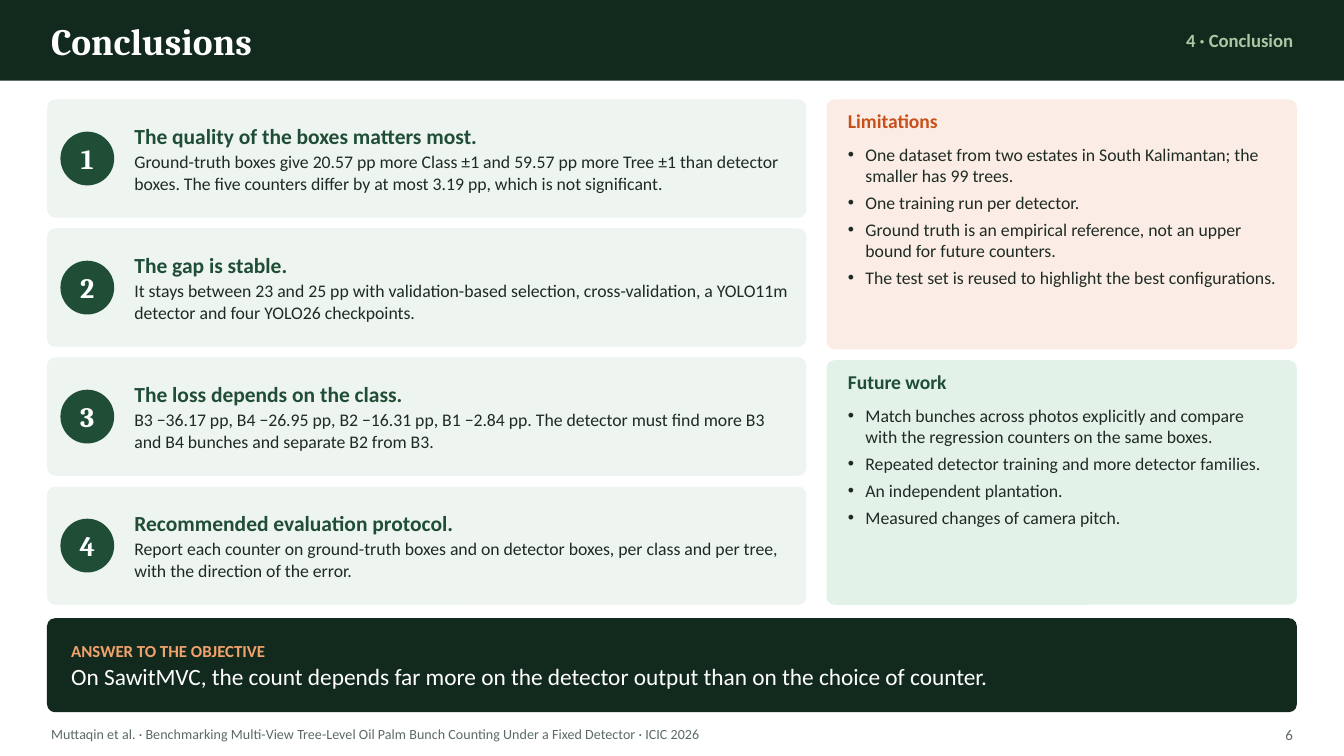
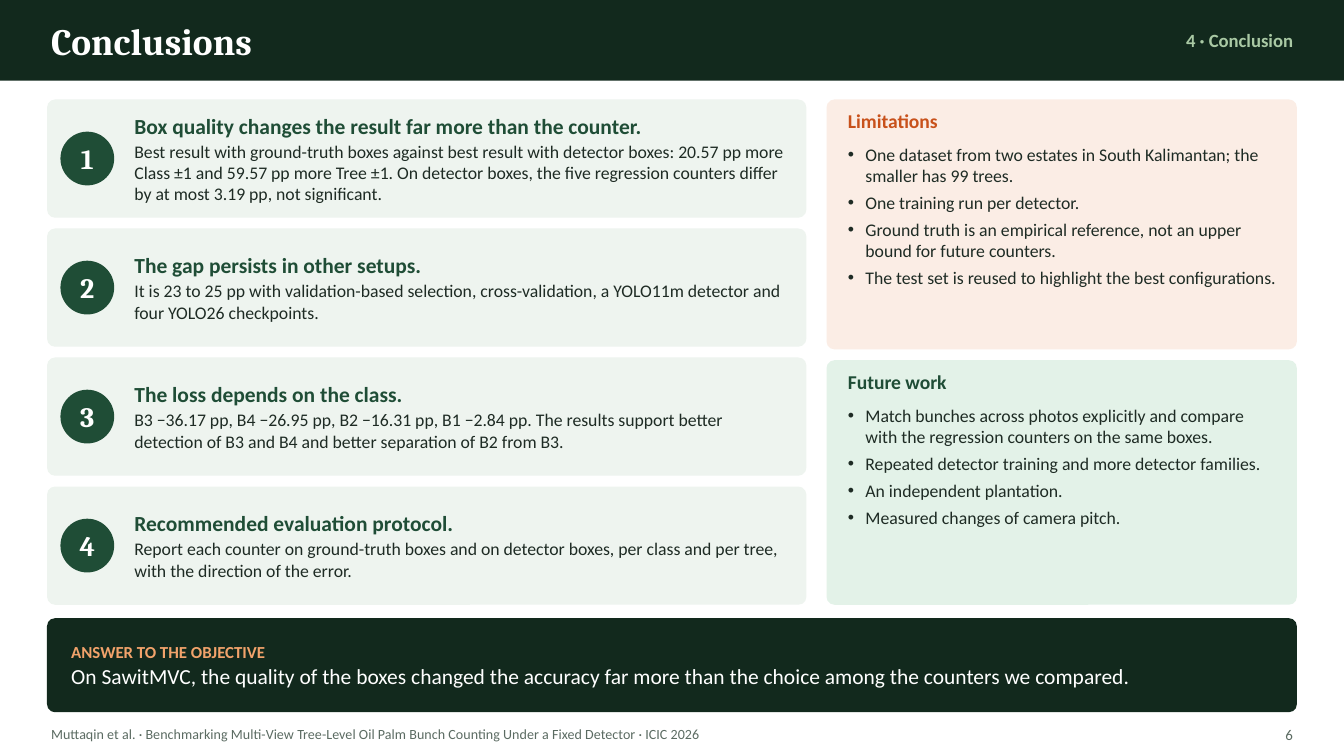
Before and after one commit to ULM-SawitMVC/Baseline-SawitMVC, a slide deck: slide 6 of draft-icic-2026/presentation/057_MUTTAQIN.pptx. Drawn at 1344x756 pixels with LibreOffice and Linux fonts; fonts in the diff are those of the drawing. Boxes give left, top, right and bottom in pixels: in the first picture for what was removed or moved away, otherwise in the second. Text is boxed around its words. In the diff, an @@ line names an element or a change of style, - is before the commit and + after.

Commit message:
Align presentation claims with the camera-ready paper
Add the Ridge + F_all row to the results table so the 77.48 / 32.62
figures can be traced, and label the 20.57 pp gap as best versus best
next to the same-counter gap of 21.63 pp. State that the 3.19 pp
counter spread refers to detector boxes with F0 features.

Reword statements that went beyond the paper: prior oil palm work,
the fixed detector, counters fitted per input condition, and the
conclusion on detector priority. Drop the smartphone wording, which
the paper does not state.

```diff
--- a/draft-icic-2026/presentation/057_MUTTAQIN.pptx
+++ b/draft-icic-2026/presentation/057_MUTTAQIN.pptx
@@ text at bbox=[134, 119, 783, 203]: text changed @@
-The quality of the boxes matters most.
-Ground-truth boxes give 20.57 pp more Class ±1 and 59.57 pp more Tree ±1 than detector boxes. The five counters differ by at most 3.19 pp, which is not significant.
+Box quality changes the result far more than the counter.
+Best result with ground-truth boxes against best result with detector boxes: 20.57 pp more Class ±1 and 59.57 pp more Tree ±1. On detector boxes, the five regression counters differ by at most 3.19 pp, not significant.
@@ text at bbox=[134, 258, 780, 322]: text changed @@
-The gap is stable.
-It stays between 23 and 25 pp with validation-based selection, cross-validation, a YOLO11m detector and four YOLO26 checkpoints.
+The gap persists in other setups.
+It is 23 to 25 pp with validation-based selection, cross-validation, a YOLO11m detector and four YOLO26 checkpoints.
@@ text at bbox=[134, 413, 723, 451]: text changed @@
-B3 −36.17 pp, B4 −26.95 pp, B2 −16.31 pp, B1 −2.84 pp. The detector must find more B3 and B4 bunches and separate B2 from B3.
+B3 −36.17 pp, B4 −26.95 pp, B2 −16.31 pp, B1 −2.84 pp. The results support better detection of B3 and B4 and better separation of B2 from B3.
@@ text at bbox=[71, 669, 1129, 688]: text changed; size 12.5 to 11.5 pt @@
-On SawitMVC, the count depends far more on the detector output than on the choice of counter.
+On SawitMVC, the quality of the boxes changed the accuracy far more than the choice among the counters we compared.
```
Also in this commit, not shown: 4 other slides changed, 2 other files.
